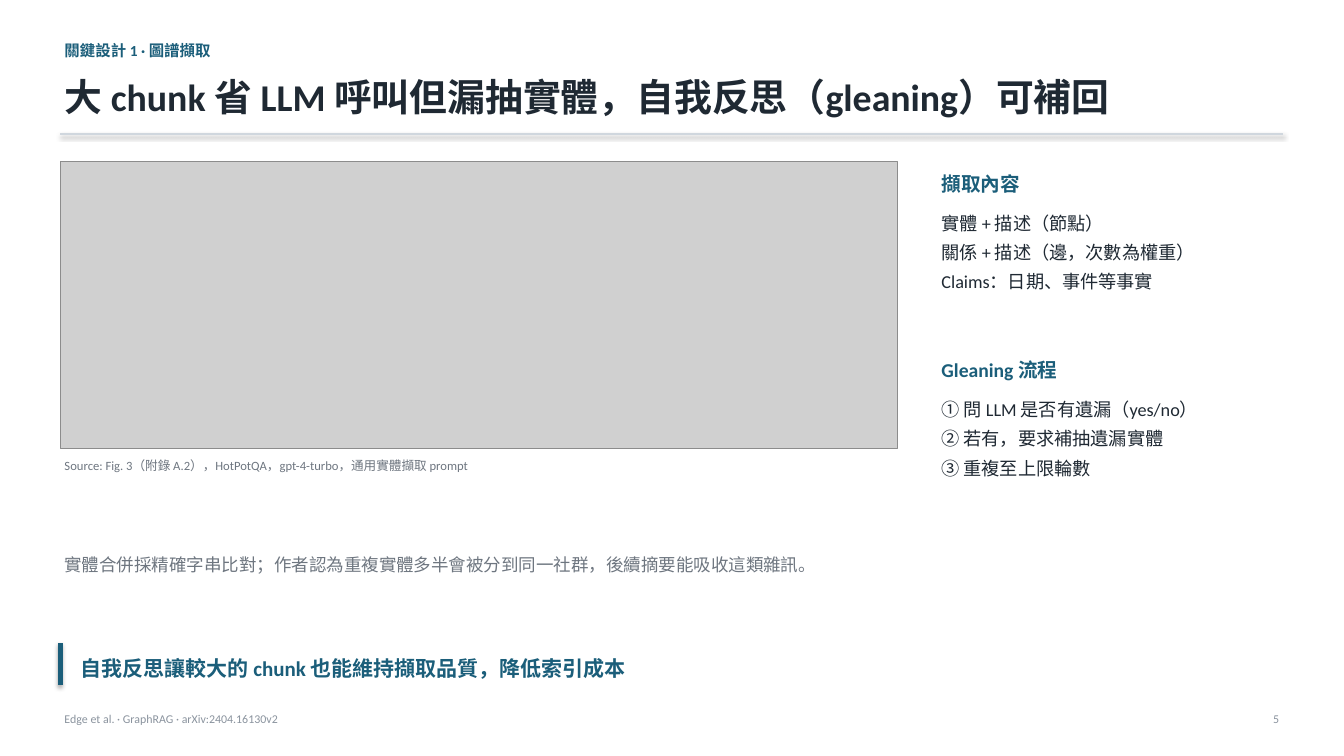
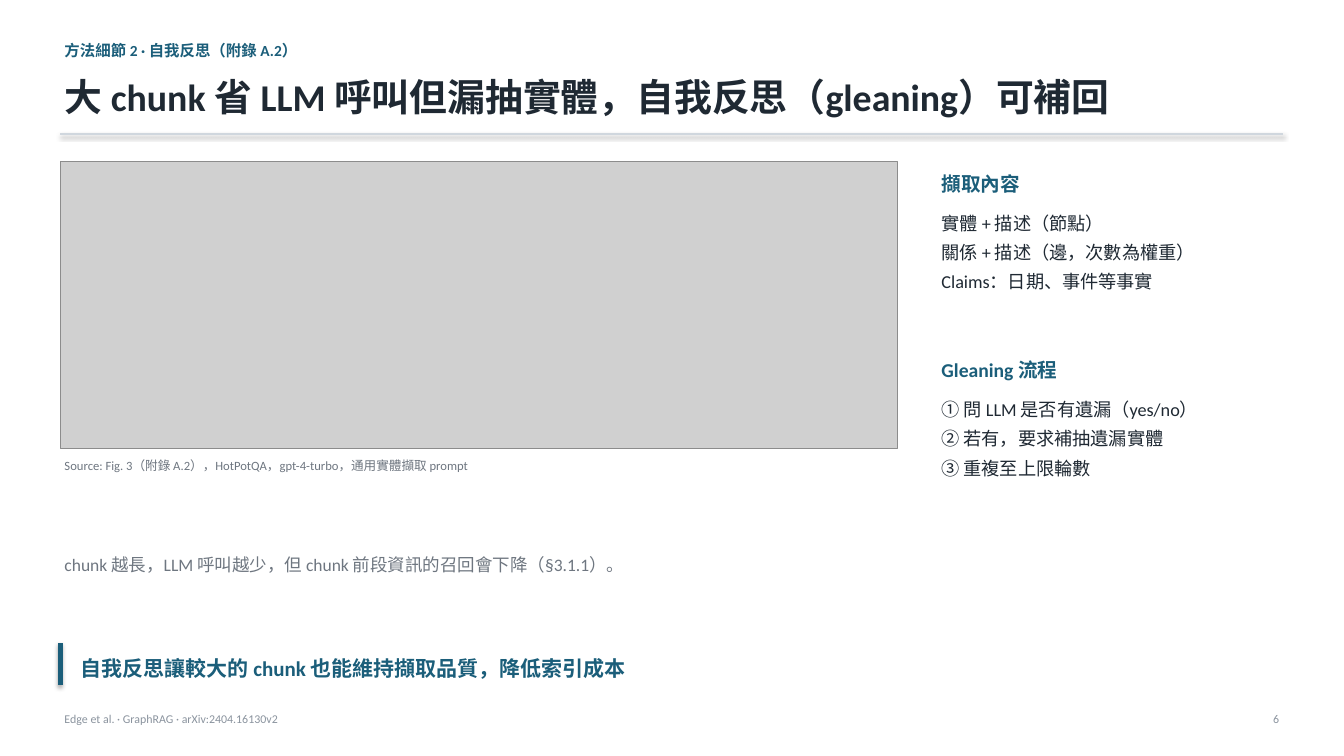
Before and after one commit to Moris-Zhan/CV-RAG-LLM-Papers, a slide deck: slide 6 of RAG/2024_GraphRAG/slides_zh-TW.pptx (slide 5 before the commit). Drawn at 1344x756 pixels with LibreOffice and Linux fonts; fonts in the diff are those of the drawing; grey boxes stand for pictures. Boxes give left, top, right and bottom in pixels: in the first picture for what was removed or moved away, otherwise in the second. Text is boxed around its words. In the diff, an @@ line names an element or a change of style, - is before the commit and + after.

```diff
--- a/RAG/2024_GraphRAG/slides_zh-TW.pptx
+++ b/RAG/2024_GraphRAG/slides_zh-TW.pptx
@@ text at [64,43,297,58]: text changed @@
-關鍵設計 1 · 圖譜擷取
+方法細節 2 · 自我反思（附錄 A.2）
@@ text at [64,556,624,573]: text changed @@
-實體合併採精確字串比對；作者認為重複實體多半會被分到同一社群，後續摘要能吸收這類雜訊。
+chunk 越長，LLM 呼叫越少，但 chunk 前段資訊的召回會下降（§3.1.1）。
```
Also in this commit, not shown: 8 other slides changed, 7 slides added, 1 slide removed, 3 other files.
